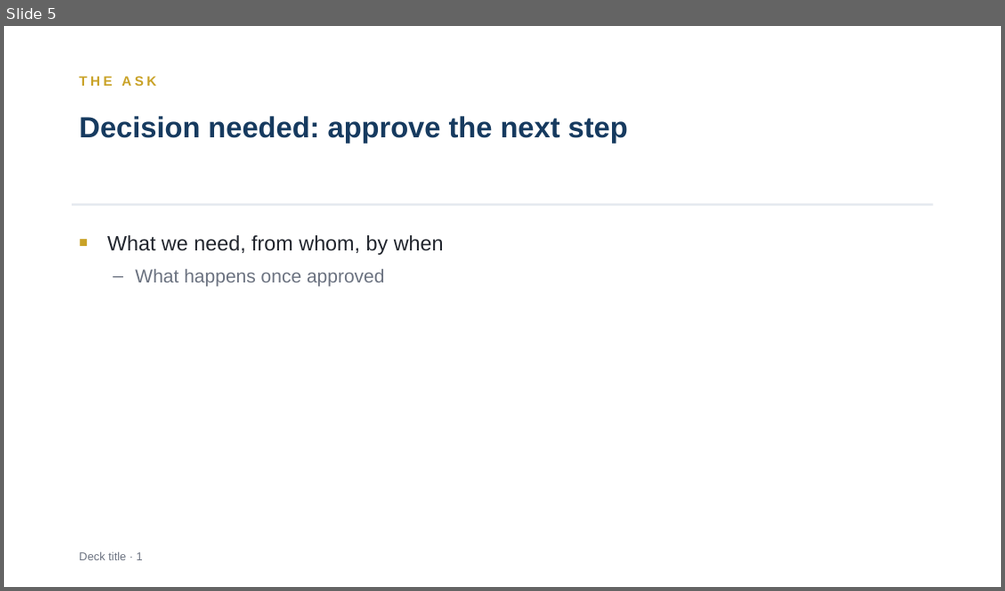
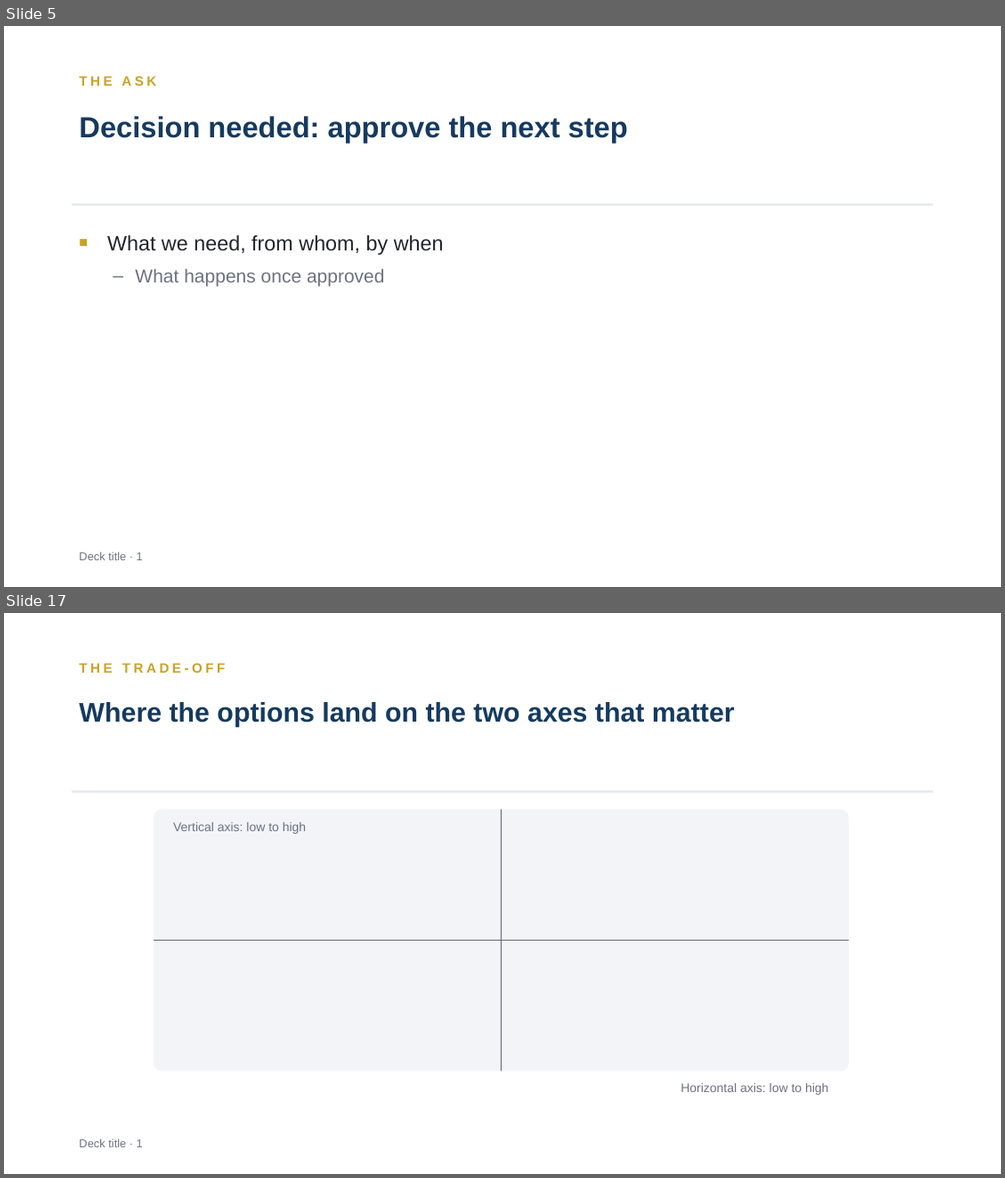
Before and after one commit to mthanhlm/vibe-production, a slide deck: skills/slide/assets/template.pptx. Shown one above the other, each under a label of ours: slide 5 before the commit, slides 5 and 17 after it; the slides between them are not shown. The pictures are 1005x591 and 1005x1178 pixels, drawn with LibreOffice and Linux fonts; fonts in the diff are those of the drawing. Boxes give left, top, right and bottom in pixels: in the first picture for what was removed or moved away, otherwise in the second. Text is boxed around its words. In the diff, an @@ line names an element or a change of style, - is before the commit and + after.

```diff
--- a/skills/slide/assets/template.pptx
+++ b/skills/slide/assets/template.pptx
@@ slide 17 added at (4,613,1001,1174), background #FFFFFF @@
@@ text added at (79,663,225,673), 13 pt, text #C9A227, bold @@
+THE TRADE-OFF
@@ text added at (79,702,735,727), 26 pt, text #163A5F, bold @@
+Where the options land on the two axes that matter
@@ rectangle added at (72,790,933,793), fill #E3E7EE @@
@@ rounded rectangle added at (154,809,849,1070), fill #F2F4F7 @@
@@ text added at (173,822,306,834), 12 pt, text #6B7280 @@
+Vertical axis: low to high
@@ rectangle added at (501,809,502,1070), fill #6B7280 @@
@@ rectangle added at (154,940,849,941), fill #6B7280 @@
@@ text added at (680,1083,828,1094), 12 pt, text #6B7280 @@
+Horizontal axis: low to high
@@ text added at (79,1139,143,1147), 11 pt, text #6B7280 @@
+Deck title · 1
```
Also in this commit, not shown: 11 other slides added, 25 other files.
